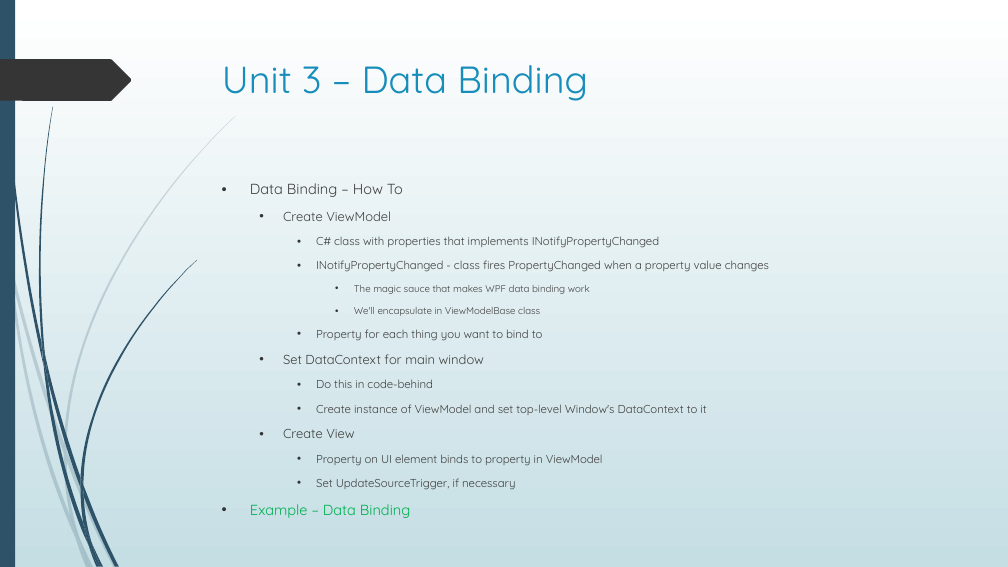
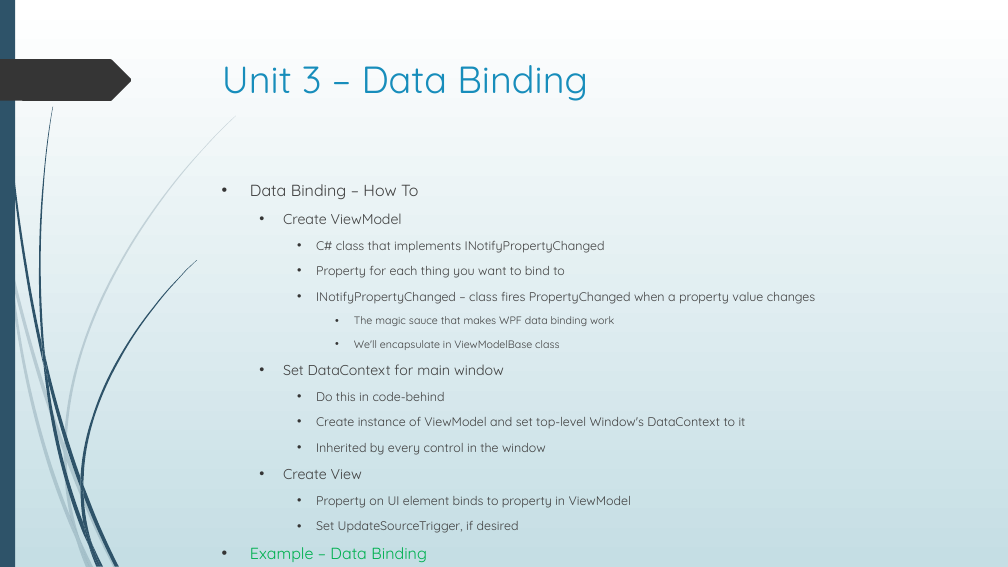
Before and after one commit to seanpsexton/wpf-workshop-solutions, a slide deck: slide 23 of WPF-Workshop-Sexton-Oct2023.pptx. Drawn at 1008x567 pixels with LibreOffice and Linux fonts; fonts in the diff are those of the drawing. Boxes give left, top, right and bottom in pixels: in the first picture for what was removed or moved away, otherwise in the second. Text is boxed around its words. In the diff, an @@ line names an element or a change of style, - is before the commit and + after.

Commit message:
Edit PPT for wording

```diff
--- a/WPF-Workshop-Sexton-Oct2023.pptx
+++ b/WPF-Workshop-Sexton-Oct2023.pptx
@@ text at <box>250,184,746,508</box>: size 13.9 to 15.3 pt in "Data Binding – How To", "Example – Data Binding"; size 12.4 to 13.6 pt in "Create ViewModel", "Set DataContext for main window", "Create View"; size 9.3 to 10.2 pt in "The magic sauce that makes WPF data ...", "We'll encapsulate in ViewModelBase class"; size 10.8 to 11.9 pt in "Do this in code-behind", "Create instance of ViewModel and set top-level ...", "Property on UI element binds to property ..." @@
@@ text at <box>316,241,816,304</box>: text changed; size 10.8 to 11.9 pt @@
-    • C# class with properties that implements INotifyPropertyChanged
-    • INotifyPropertyChanged - class fires PropertyChanged when a property value changes
+    • C# class that implements INotifyPropertyChanged
+    • Property for each thing you want to bind to
+    • INotifyPropertyChanged – class fires PropertyChanged when a property value changes
@@ text at <box>316,329,543,341</box>: paragraph removed @@
-    • Property for each thing you want to bind to
@@ text at <box>316,443,546,455</box>: paragraph added @@
+    • Inherited by every control in the window
@@ text at <box>316,521,519,533</box>: text changed; size 10.8 to 11.9 pt @@
-    • Set UpdateSourceTrigger, if necessary
+    • Set UpdateSourceTrigger, if desired
```
Also in this commit, not shown: 50 other slides changed.
